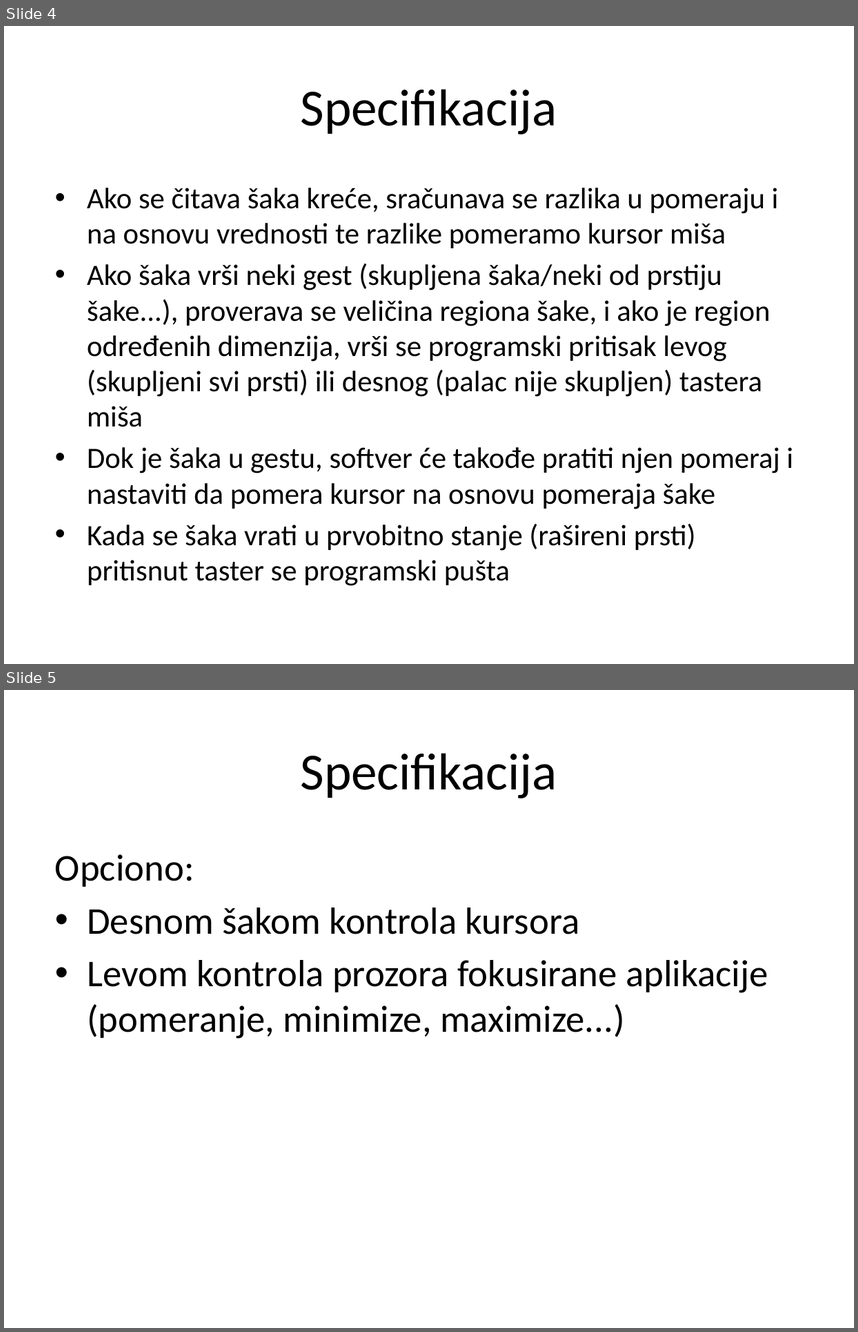
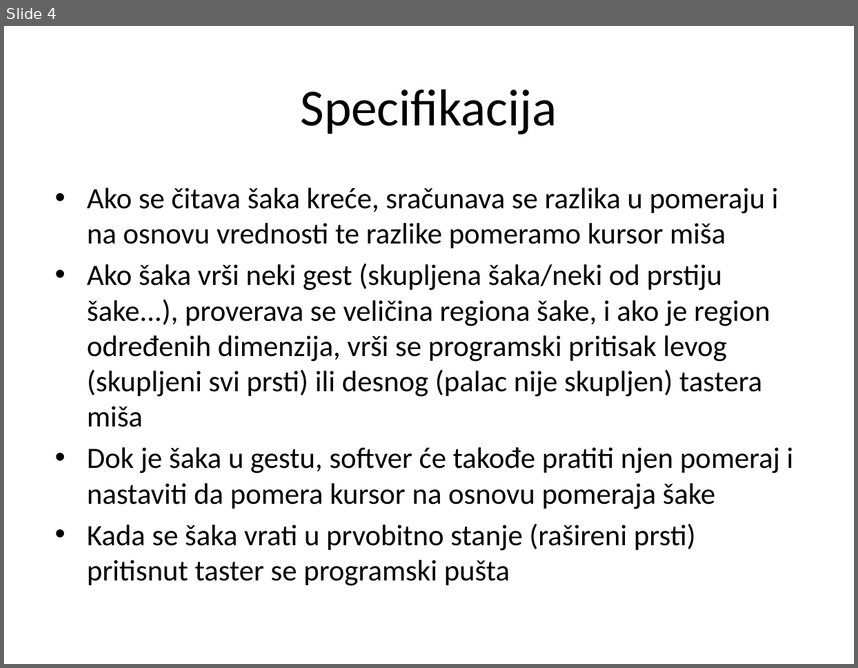
Before and after one commit to cLaki/UseTheForce, a slide deck: prezentacija.pptx. Shown one above the other, each under a label of ours: slides 4 and 5 before the commit, slide 4 after it. The pictures are 858x1332 and 858x668 pixels, drawn with LibreOffice and Linux fonts; fonts in the diff are those of the drawing. Boxes give left, top, right and bottom in pixels: in the first picture for what was removed or moved away, otherwise in the second. Text is boxed around its words. In the diff, an @@ line names an element or a change of style, - is before the commit and + after.

```diff
--- a/prezentacija.pptx
+++ b/prezentacija.pptx
@@ slide 5 removed at (4, 690, 854, 1328), background #FFFFFF @@
@@ title removed at (300, 753, 557, 798) @@
-Specifikacija
@@ text removed at (55, 854, 768, 1038) @@
-Opciono:
-• Desnom šakom kontrola kursora
-• Levom kontrola prozora fokusirane aplikacije (pomeranje, minimize, maximize...)
```
Also in this commit, not shown: 2 slides changed.
